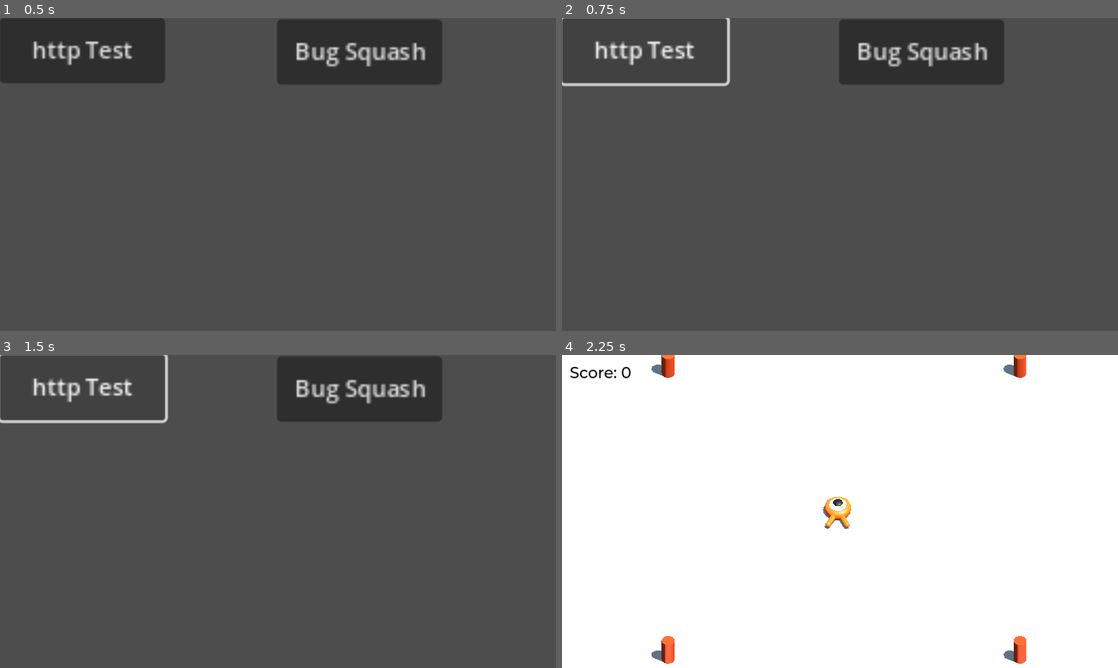
Above: before the commit, frames 1-4 (two rows, left to right).
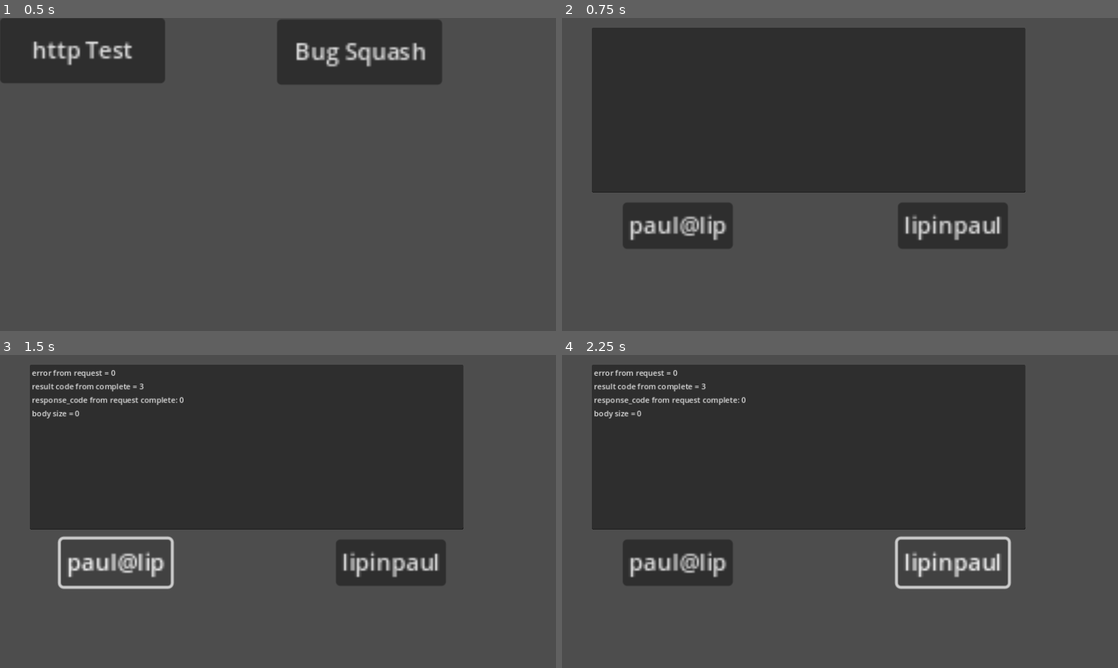
Above: after the commit, the same moments.

Repository: lip77us/amplify-godot-engine-template
Game: Godot game, scene res://super_main.tscn
Two runs of this game, one before a commit and one after it. Both use one fixed random seed, a clock stepped at 60 frames per second and the inputs below.
Inputs:
- Up to frame 1 (0.5 s): no input
- Up to frame 2 (0.75 s): click "http Test" at 0.5 s
- Up to frame 3 (1.5 s): click "http Test" (after the commit: "paul@lip") at 1.25 s
- Up to frame 4 (2.25 s): click "Bug Squash" (after the commit: "lipinpaul") at 2 s

Frame 1 is identical in both runs. In frame 2, 39% of the frame differs, in the area x 0-84%, y 0-74%; in frame 3, 38%; in frame 4, 100%, in the area x 0-100%, y 0-100%.
Error after the commit: Invalid access to property or key 'table' on a base object of type 'Nil'. (res://http.gd:420)

Commit message:
Linked in http test

Diff:
--- /dev/null
+++ b/game/http.gd
@@ -0,0 +1,428 @@
+extends Node
+
+var line_number = 0
+
+const USER_SETTING_URL_GET = "https://docs.google.com/spreadsheets/d/1aDtN-A1Z2MIbExq8WIt7JG49iaxifzotas_6OltvIuM/gviz/tq" #production target
+const USER2_SETTING_URL_GET = "https://docs.google.com/spreadsheets/d/1hAgSu6z7ClKGyzj3oGB2JIiguNjENj5UyjIq-h5EPxk/gviz/tq" #lipkinpaul
+#const USER_SETTING_URL_GET = "https://docs.google.com/spreadsheets/d/1jAx1B2mm0V9GWQae-xat8ixzURAZ7-rGy_jzh9ODaNo/gviz/tq"
+const TEST_URL_GET = "https://docs.google.com/spreadsheets/d/11d5QdYSuhnr4zPEbtnTLUPHhMZiEoCb07Ax2pfD6rhE/gviz/tq" # paul@lipkin test3
+const TEST_URL_LIPKIN_GET = "https://docs.google.com/spreadsheets/d/16f-7cR0W4sndKt-E1V5yw_3ruEVQyycVBk3RK8GlKBA/gviz/tq"
+
+const HEADERS = ["Content-Type: application/x-www-form-urlencoded"]
+
+func _ready():
+	#http_request_github()
+	#http_request_user_parms()
+	$HTTPRequest.request_completed.connect(_on_request_completed_userparms)
+	pass
+
+func _on_request_completed(result, response_code, headers, body):
+	github_req_completed(result, response_code, headers, body)
+	#var json = JSON.parse_string(body.get_string_from_utf8())
+	#print(json["name"])
+
+func http_request_github():
+	$HTTPRequest.request_completed.connect(_on_request_completed)
+	var error = $HTTPRequest.request("https://api.github.com/repos/godotengine/godot/releases/latest")
+
+
+func http_request_user_parms(url):
+	var error = $HTTPRequest.request(url, HEADERS, HTTPClient.METHOD_GET )
+	add_line_to_window("error from request = "+str(error))
+
+func github_req_completed(result, response_code, headers, body):
+	var json = JSON.parse_string(body.get_string_from_utf8())
+	print(json["name"])
+
+
+func _on_request_completed_userparms( result, response_code, headers, body):
+	add_line_to_window("result code from complete = " + str(result))
+	add_line_to_window("response_code from request complete: "+str(response_code))
+	add_line_to_window("body size = "+str(body.size()))
+	var data_rows = convert_result_body_to_rows(body)
+	print(data_rows)
+	for row in data_rows:
+		add_line_to_window(str(row))
+		#print str(line_number)+ str(row)
+
+func add_line_to_window(string):
+	$TextEdit.insert_line_at(line_number,string)
+	line_number += 1
+
+func clear_window():
+	$TextEdit.clear()
+	line_number = 0
+
+func _on_button_pressed() -> void: #paul@lipki
+	clear_window()
+	http_request_user_parms(TEST_URL_GET)
+
+func _on_button_2_pressed() -> void: #lipkinpaul
+	clear_window()
+	http_request_user_parms(TEST_URL_LIPKIN_GET)
+
+#extends Node
+#
+##const URL_SUBMIT = "https://docs.google.com/forms/u/0/d/e/1FAIpQLSc0U0aRaeAAOrFInM92pHZtYDrKKMVBZpkaY0iypnTdkvl_Mw/formResponse"
+#const HEADERS = ["Content-Type: application/x-www-form-urlencoded"]
+##const URL_DATA = "https://opensheet.elk.sh/1hAgSu6z7ClKGyzj3oGB2JIiguNjENj5UyjIq-h5EPxk/data"
+#const NAME_ID = "entry.1938524964"
+#const BANKROLL_ID = "entry.1761163609"
+#const DEAL_SPEED =  "entry.582698062"
+#const HIGH_WATER_MARK = "entry.1761163609"
+#
+#const USER_SETTING_URL_SUBMIT = "https://docs.google.com/forms/u/0/d/e/1FAIpQLSdfXDnUKn8XzdxG-4BvtiVO-a7BEFl-9Bcwp8K2V9tVcv1sLg/formResponse"
+#const USER_SETTING_URL_GET = "https://docs.google.com/spreadsheets/d/1aDtN-A1Z2MIbExq8WIt7JG49iaxifzotas_6OltvIuM/gviz/tq"
+#const US_DB_NAME_ID = "entry.1898094653"
+#const US_DB_CHIPS_ID ="entry.1144409569"
+#const US_DB_SPEED_ID = "entry.692268899"
+#const US_DB_FIELDNAME_NAME = "Name"
+#const US_DB_FIELDNAME_CHIPS = "Chips"
+#const US_DB_FIELDNAME_SPEED = "Deal Speed"
+#
+#const DB_FIELD_USER_NAME = "Name"
+#const APP_NAME = "user_name"
+#const APP_BANKROLL = "bankroll"
+#const APP_DEAL_SPEED = "deal_speed"
+#
+#const HIGH_SCORE_URL_SUBMIT = "https://docs.google.com/forms/u/0/d/e/1FAIpQLScBUENATodZ-lwoIAXhlBdGRnlz2Ku8UCuqtZ3suhsmuvS8uw/formResponse"
+#const HIGH_SCORE_URL_GET = "https://docs.google.com/spreadsheets/d/11vNzrghZHSoruCnyuHzpRxK5ekZgTHT9_8hOsTtRyOo/gviz/tq"
+#const HS_DB_NAME_ID = "entry.1070984751"
+#const HS_DB_SCORE_ID = "entry.1915283213"
+#const HS_DB_DATE_ID = "entry.1672598346"
+#const HS_DB_FIELDNAME_NAME = "Name"
+#const HS_DB_FIELDNAME_SCORE = "High Score"
+#const HS_DB_FIELDNAME_DATE = "Date"
+#const HS_APP_SCORE = "High Score"
+#const HS_APP_NAME = "Name"
+#const HS_APP_DATE = "Date"
+#const HS_APP_PLACE = "Place"
+#
+#const HANDS_URL_SUBMIT = "https://docs.google.com/forms/u/0/d/e/1FAIpQLSdSbKQ--MI9Lgoi7qMUbTBI3Xv2NwZI2bgQ8tORQnkVrRyI8w/formResponse"
+#const HANDS_DB_NAME_ID = "entry.1896296729"
+#const HANDS_DB_PLAYER_CARDS_IDS = [
+#"entry.2092062977",
+#"entry.1932792378",
+#"entry.1839917505",
+#"entry.57361537",
+#"entry.1321366139",
+#"entry.790428341" ]
+#
+#const HANDS_DB_DEALER_CARDS_IDS = [
+#"entry.1621328961",
+#"entry.1988873726",
+#"entry.919654098",
+#"entry.373774427",
+#"entry.1666948582",
+#"entry.239047929" ]
+#const HANDS_DB_FIELDNAME_NAME = "Name"
+#const HANDS_DB_FIELDNAME_PLAYER = "Player Card "
+#const HANDS_DB_FIELDNAME_DEALER = "Dealer Card "
+#
+#const BETS_URL_SUBMIT = "https://docs.google.com/forms/u/0/d/e/1FAIpQLSfG4ghGsWwxdcHYE3Uzvjk2N5Ek2ZG6nj24rF-XpKvtJ5afjA/formResponse"
+#const BETS_DB_NAME_ID = "entry.898112997"
+#const BETS_DB_TYPE_ID = "entry.745907306"
+#const BETS_DB_AMOUNT_ID = "entry.1081984229"
+#const BETS_DB_RESULT_ID = "entry.1212896191"
+#const BETS_DB_FIELDNAME_NAME = "Name"
+#const BETS_DB_FIELDNAME_TYPE = "Bet Type"
+#const BETS_DB_FIELDNAME_BET_AMT = "Bet Amount"
+#const BETS_DB_FIELDNAME_RESULTS = "Results"
+#
+#const APP_DB_CONVERTER = {APP_NAME:US_DB_FIELDNAME_NAME, APP_BANKROLL:US_DB_FIELDNAME_CHIPS,
+#APP_DEAL_SPEED:US_DB_FIELDNAME_SPEED }
+##const db_app_converter = {db_field_user_name:app_name, db_field_bankroll:app_bankroll}
+#const US_DB_GFORM_CONVERTER = {US_DB_FIELDNAME_NAME:US_DB_NAME_ID,
+#US_DB_FIELDNAME_CHIPS:US_DB_CHIPS_ID,
+#US_DB_FIELDNAME_SPEED: US_DB_SPEED_ID
+#}
+#const HS_DB_GFORM_CONVERTER = {HS_DB_FIELDNAME_NAME:HS_DB_NAME_ID,
+#HS_DB_FIELDNAME_SCORE: HS_DB_SCORE_ID,
+#HS_DB_FIELDNAME_DATE: HS_DB_DATE_ID}
+#
+#const BETS_DB_GFORM_CONVERTER = {
+	#BETS_DB_FIELDNAME_NAME: BETS_DB_NAME_ID,
+	#BETS_DB_FIELDNAME_TYPE: BETS_DB_TYPE_ID,
+	#BETS_DB_FIELDNAME_BET_AMT: BETS_DB_AMOUNT_ID,
+	#BETS_DB_FIELDNAME_RESULTS: BETS_DB_RESULT_ID
+	#}
+#
+#
+#var in_browser = OS.has_feature("web_macos")
+#var test_mode = false
+#
+#var client = HTTPClient.new()
+#
+## Called when the node enters the scene tree for the first time.
+#func _ready() -> void:
+	##print ("in ready - persistance manager")
+	#if ! UserProfile.is_loaded():
+		#load_game_parms()
+	#else:
+		#load_high_scores()
+	#
+#
+#func http_submit(_http, _response_code, _headers, _body, http):
+	#http.queue_free()
+	#
+##func _http_request_completed(result, response_code, headers, body):
+	##if result != HTTPRequest.RESULT_SUCCESS:
+		##push_error("http error")
+	##var data = JSON.parse_string(body.get_string_from_utf8())
+	##var game_parms_dict = {}
+	##for row_dict in data:
+		##var name = row_dict[US_DB_FIELDNAME_NAME]
+		##game_parms_dict[name] = {APP_BANKROLL:row_dict[US_DB_FIELDNAME_CHIPS], APP_NAME: name}
+	##UserProfile.set_game_profile_db(game_parms_dict)
+	###update_persistant_nodes() #need to wait for login from main
+	##UserProfile.has_been_loaded()
+	##pass
+	###print(data)
+#
+#func user_settings_retreived(result, response_code, headers, body):
+	#if result != HTTPRequest.RESULT_SUCCESS:
+		#push_error("http error")
+	#var data_rows = convert_result_body_to_rows(body)
+	#var user_parms_dict = {}
+	#for row_dict in data_rows:
+		#var name = row_dict[US_DB_FIELDNAME_NAME]
+		#user_parms_dict[name] = {APP_BANKROLL:row_dict[US_DB_FIELDNAME_CHIPS], APP_NAME: name,
+		#APP_DEAL_SPEED:row_dict[US_DB_FIELDNAME_SPEED]}
+	#UserProfile.set_game_profile_db(user_parms_dict)
+	###update_persistant_nodes() #need to wait for login from main
+	#UserProfile.has_been_loaded()
+	#pass
+	#
+func convert_result_body_to_rows(http_result_body):
+	var body = http_result_body.get_string_from_utf8()
+
+	var result_string = fix_results_from_sheets(body)
+	var parsed_json = JSON.parse_string(result_string)
+	#get rows of dictionaries with the data in it.
+	var data_rows = parse_sheet_data(parsed_json)
+	return data_rows
+#
+#func high_scores_retreived(result, response_code, headers, body):
+	#if result != HTTPRequest.RESULT_SUCCESS:
+		#push_error("http error")
+	#var data_rows = convert_result_body_to_rows(body)
+	#var hs_rows = []
+	#var i = 1
+	#for row_dict in data_rows:
+		#var  hs_row_dict  = {HS_DB_FIELDNAME_SCORE:row_dict[HS_APP_SCORE],
+		#HS_APP_NAME: row_dict[HS_DB_FIELDNAME_NAME],
+		#HS_APP_DATE:row_dict[HS_DB_FIELDNAME_DATE], HS_APP_PLACE:str(i)}
+		#hs_rows.append(hs_row_dict)
+		#i+=1
+	#UserProfile.set_scores_db(hs_rows)
+#
+#
+##func read_from_db() -> void:
+	##var http = HTTPRequest.new()
+##
+	##http.request_completed.connect(self._http_request_completed)
+	##add_child(http)
+	##
+	###var err = http.request(URL_DATA,HEADERS,HTTPClient.METHOD_GET)
+	###if err:
+		###http.queue_free()
+#
+#func read_user_settings_from_db():
+	#var http = HTTPRequest.new()
+	#var request_data ={
+				#"method": "GET",
+				#"mode": "no-cors"
+			#}
+		#
+	#http.request_completed.connect(self.user_settings_retreived)
+	#add_child(http)
+	#var err = http.request(USER_SETTING_URL_GET,HEADERS,HTTPClient.METHOD_GET)
+	#if err:
+		#http.queue_free()
+		#
+#func load_high_scores():
+	#var http = HTTPRequest.new()
+	#http.request_completed.connect(self.high_scores_retreived)
+	#add_child(http)
+	#var err = http.request(HIGH_SCORE_URL_GET,HEADERS,HTTPClient.METHOD_GET)
+	#if err:
+		#http.queue_free()
+		#
+#func write_to_us_db(data_dict) -> void: #US = User Settings
+	#http_update(data_dict,US_DB_GFORM_CONVERTER, USER_SETTING_URL_SUBMIT)
+	#
+#func http_update(data_dict, gfrom_converter, url) -> void:
+	#var http = HTTPRequest.new()
+	#var user_data_dict = {}
+	#if (gfrom_converter == null): #no conversion necessary
+		#user_data_dict = data_dict
+	#else:
+		#for key in data_dict.keys():
+			#var gform_key = gfrom_converter[key]
+			#user_data_dict[gform_key] = data_dict[key]
+	#var user_data = client.query_string_from_dict(user_data_dict)
+	##print (user_data)
+	#http.connect("request_completed", http_submit)
+	#add_child(http)
+	#var err = http.request(url,HEADERS,HTTPClient.METHOD_POST,user_data)
+	#if err:
+		#http.queue_free()
+#func get_new_http_request():
+	#var http = HTTPRequest.new()
+	#
+#func update_highscore_db(data_dict):
+	#http_update(data_dict, HS_DB_GFORM_CONVERTER, HIGH_SCORE_URL_SUBMIT)
+	#
+#func update_high_score():
+	#var db_record = {HS_DB_FIELDNAME_NAME:UserProfile.get_user_name(),
+					#HS_DB_FIELDNAME_SCORE:str(UserProfile.get_high_score()),
+					#HS_DB_FIELDNAME_DATE: Time.get_date_string_from_system(false)
+					 #}
+	#update_highscore_db(db_record)
+	#
+#func update_hands_data_base(player_hand_values, dealer_hand_values):
+	#var db_record = {HANDS_DB_NAME_ID:UserProfile.get_user_name()}
+	#for i in range(6):
+		#db_record[HANDS_DB_PLAYER_CARDS_IDS[i]]=str(player_hand_values[i])
+		#db_record[HANDS_DB_DEALER_CARDS_IDS[i]]=str(dealer_hand_values[i])
+	#http_update(db_record, null, HANDS_URL_SUBMIT )
+	#
+#func update_bets_data_base(data_dict):
+	#http_update(data_dict, BETS_DB_GFORM_CONVERTER, BETS_URL_SUBMIT)
+#
+#func load_game_parms():
+		#if test_mode:
+			#broken_load_game_parms_from_file()
+		#else:
+			#load_game_parms_from_cloud()
+			#
+	#
+	#
+#func broken_load_game_parms_from_file():   #THIS IS NOW BROKEN !!!!!!
+	#var filename = "/Users/paullipkin/Downloads/savegame.save"
+	##need to put in check for web browser.  Not sure if tools_menu is available yet
+	#if not FileAccess.file_exists(filename):
+		#return # Error! We don't have a save to load.
+#
+	## Load the file line by line and process that dictionary to restore
+	## the object it represents.
+	#var save_file = FileAccess.open(filename, FileAccess.READ)
+	#while save_file.get_position() < save_file.get_length():
+		#var json_string = save_file.get_line()
+#
+		## Creates the helper class to interact with JSON.
+		#var json = JSON.new()
+#
+		## Check if there is any error while parsing the JSON string, skip in case of failure.
+		#var parse_result = json.parse(json_string)
+		#if not parse_result == OK:
+			#print("JSON Parse Error: ", json.get_error_message(), " in ", json_string, " at line ", json.get_error_line())
+			#continue
+#
+		## Get the data from the JSON object.
+		#var node_data = json.data
+		##game_parms_dict.merge(node_data)
+		#update_persistant_objects()
+#
+#func load_game_parms_from_cloud():
+	#if ! UserProfile.is_loaded():
+		#read_user_settings_from_db()
+#
+#
+#func update_persistant_objects():
+	#pass
+	##if UserProfile.name_list_has(UserProfile.get_user_name()):
+		##var save_nodes = get_tree().get_nodes_in_group("Persist")
+		##var user_data = {}
+		##for node in save_nodes:
+			##if !node.has_method("load_parms"):
+				##print("persistent node '%s' is missing a load_parms() function, skipped" % node.name)
+				##continue
+			### Call the node's save function.
+			##var node_data = node.call("load_parms", UserProfile.parms_for_current_user())
+#
+#
+#func save_game_parms():
+	#if ! test_mode:
+		#save_game_parms_to_cloud()
+	#else:
+		#save_game_parms_to_file()
+#
+#func save_game_parms_to_file():
+	#var save_file = FileAccess.open("/Users/paullipkin/Downloads/savegame.save", FileAccess.WRITE)
+	#var save_nodes = get_tree().get_nodes_in_group("Persist")
+	#for node in save_nodes:
+		## Check the node has a save function.
+		#if !node.has_method("save"):
+			##print("persistent node '%s' is missing a save() function, skipped" % node.name)
+			#continue
+#
+		## Call the node's save function.
+		#var node_data = node.call("save")
+#
+		## JSON provides a static method to serialized JSON string.
+		#var json_string = JSON.stringify(node_data)
+#
+		## Store the save dictionary as a new line in the save file.
+		#save_file.store_line(json_string)
+		##print (json_string)
+#
+#func save_game_parms_to_cloud():
+	##var save_nodes = get_tree().get_nodes_in_group("Persist")
+	##var db_record = {}
+	##for node in save_nodes:
+		### Check the node has a save function.
+		##if !node.has_method("save"):
+			##print("persistent node '%s' is missing a save() function, skipped" % node.name)
+			##continue
+##
+		### Call the node's save function.
+		##var node_data = node.call("save") # an array of arrays
+		##for node_array in node_data:
+			##var key = app_db_converter[node_array[0]]
+			##db_record[key] = node_array[1]
+#
+	#var db_record = {}
+	#for key in UserProfile.parms_for_current_user().keys():
+		#var db_key = APP_DB_CONVERTER[key]
+		#db_record[db_key] = UserProfile.parms_for_current_user()[key]
+	#write_to_us_db(db_record)
+		#
+func fix_results_from_sheets (string):
+	##You get extra stuff when fetching data from google sheet.  remove the
+	## header and trailer information.  I hope this does not change
+	var str
+	str = string.substr(string.find("setResponse(")+"setResponse(".length())
+	str = str.substr(0,str.find(");"))
+	return str
+	#
+#func extract_date(date_time):
+	#return date_time.substr(date_time.find(" "))
+	##var str = string.substr(string.find("rows\":")+6)
+	##str = str.substr(0,str.find(",\"parsedNumHeaders\""))
+	##return str
+	##
+##func sheets_row_parser(row):
+	##data_array = row["c"]
+	##for data_array
+	##{"c":
+##[
+##{"v":"Date(2025,1,11,9,19,43)",
+##"f":"2/11/2025 9:19:44"},
+##{"v":"Paul"},
+##{"v":99.0,"f":"99"},
+##{"v":"Fast"}]}
+#
+func parse_sheet_data(json_structure):
+	#return rows of dictionaries representing the sheet data
+	var field_names = []
+	var rows = []
+	for col in json_structure["table"]["cols"]:
+		field_names.append(col["label"])
+	for json_row in json_structure["table"]["rows"]:
+		var row = {}
+		for i in range (json_row["c"].size()):
+			row[field_names[i]]=json_row["c"][i]["v"]
+		rows.append(row)
+
+	return rows
--- /dev/null
+++ b/game/http.tscn
@@ -0,0 +1,33 @@
+[gd_scene load_steps=2 format=3 uid="uid://t46t7efxfxjw"]
+
+[ext_resource type="Script" path="res://http.gd" id="1_55p42"]
+
+[node name="http" type="Node"]
+script = ExtResource("1_55p42")
+
+[node name="HTTPRequest" type="HTTPRequest" parent="."]
+
+[node name="TextEdit" type="TextEdit" parent="."]
+offset_left = 62.0
+offset_top = 20.0
+offset_right = 960.0
+offset_bottom = 362.0
+
+[node name="Button" type="Button" parent="."]
+offset_left = 126.0
+offset_top = 382.0
+offset_right = 202.0
+offset_bottom = 413.0
+scale = Vector2(3, 3)
+text = "paul@lip"
+
+[node name="Button2" type="Button" parent="."]
+offset_left = 696.0
+offset_top = 382.0
+offset_right = 772.0
+offset_bottom = 413.0
+scale = Vector2(3, 3)
+text = "lipinpaul"
+
+[connection signal="pressed" from="Button" to="." method="_on_button_pressed"]
+[connection signal="pressed" from="Button2" to="." method="_on_button_2_pressed"]
--- a/game/super_main.gd
+++ b/game/super_main.gd
@@ -12,7 +12,10 @@
 
 
 func _on_button_pressed() -> void:
-	print("Http Test") # Replace with function body.
+	var http = preload("res://http.tscn").instantiate()
+	add_child(http)
+	$Button.visible = false
+	$Button2.visible = false
 
 
 func _on_button_2_pressed() -> void:
